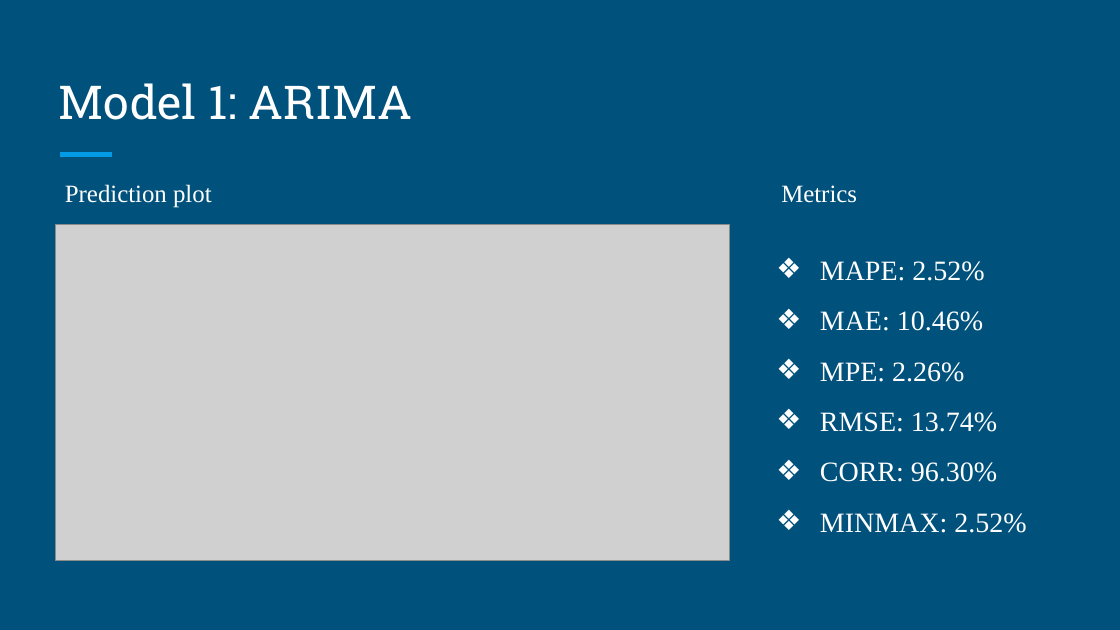
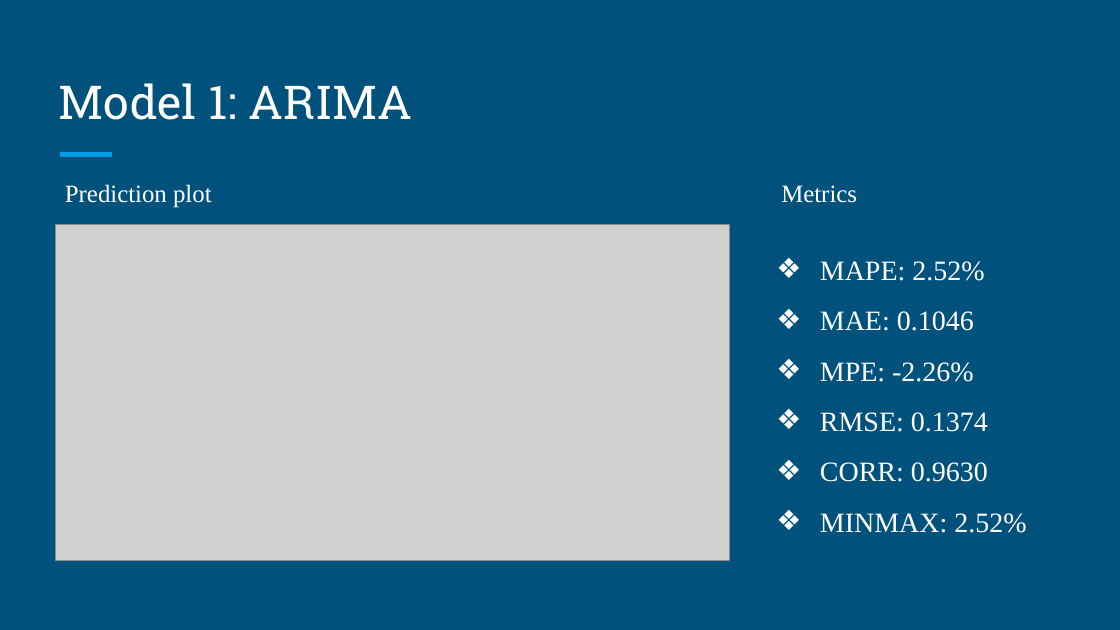
Before and after one commit to dnaandy/SpringBoard, a slide deck: slide 9 of Capstone2/Final_sildes.pptx. Drawn at 1120x630 pixels with LibreOffice and Linux fonts; fonts in the diff are those of the drawing; grey boxes stand for pictures. Boxes give left, top, right and bottom in pixels: in the first picture for what was removed or moved away, otherwise in the second. Text is boxed around its words. In the diff, an @@ line names an element or a change of style, - is before the commit and + after.

```diff
--- a/Capstone2/Final_sildes.pptx
+++ b/Capstone2/Final_sildes.pptx
@@ text at [820, 311, 988, 482]: text changed @@
-❖ MAE: 10.46%
-❖ MPE: 2.26%
-❖ RMSE: 13.74%
-❖ CORR: 96.30%
+❖ MAE: 0.1046
+❖ MPE: -2.26%
+❖ RMSE: 0.1374
+❖ CORR: 0.9630
```
Also in this commit, not shown: 6 other slides changed, 3 other files.
